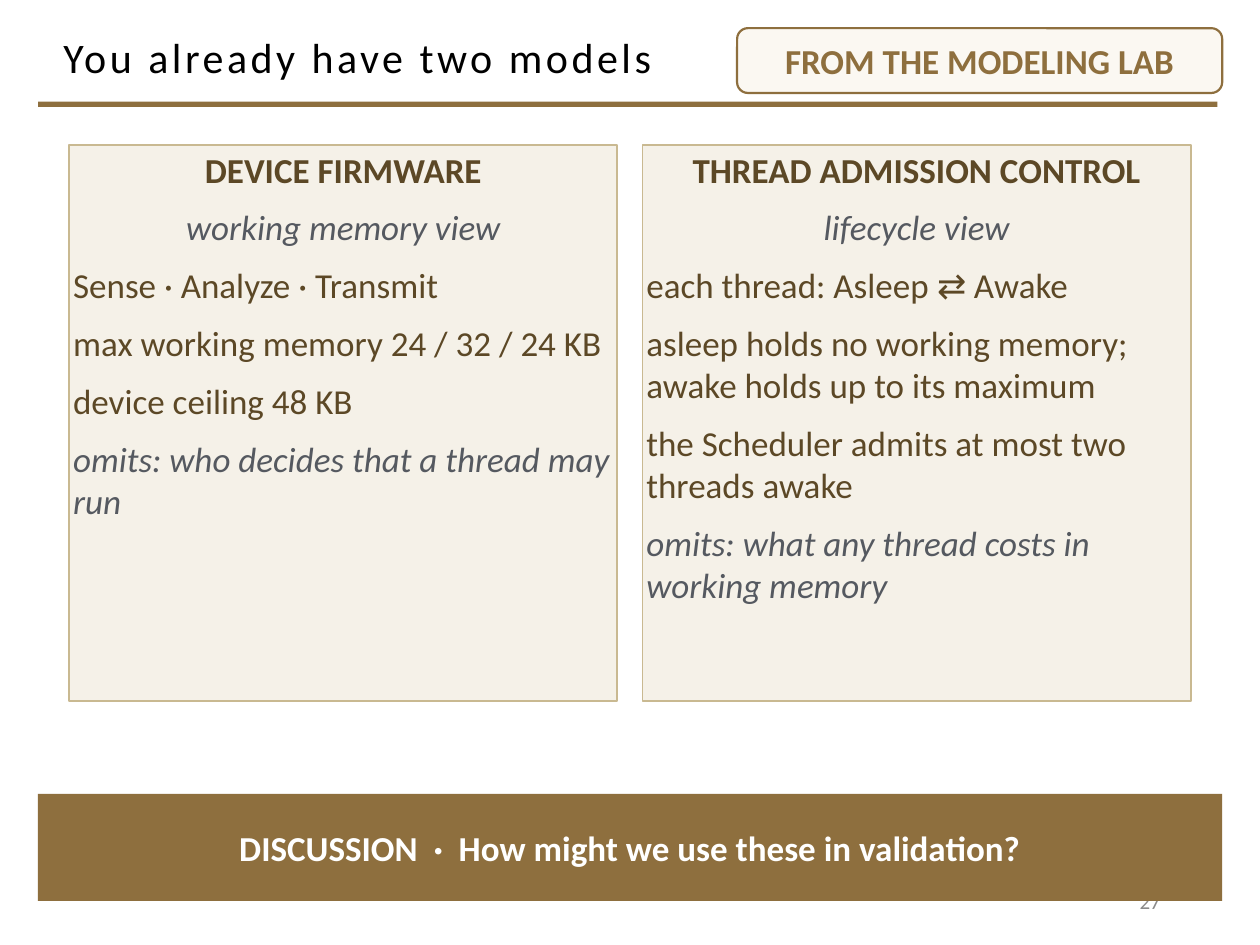
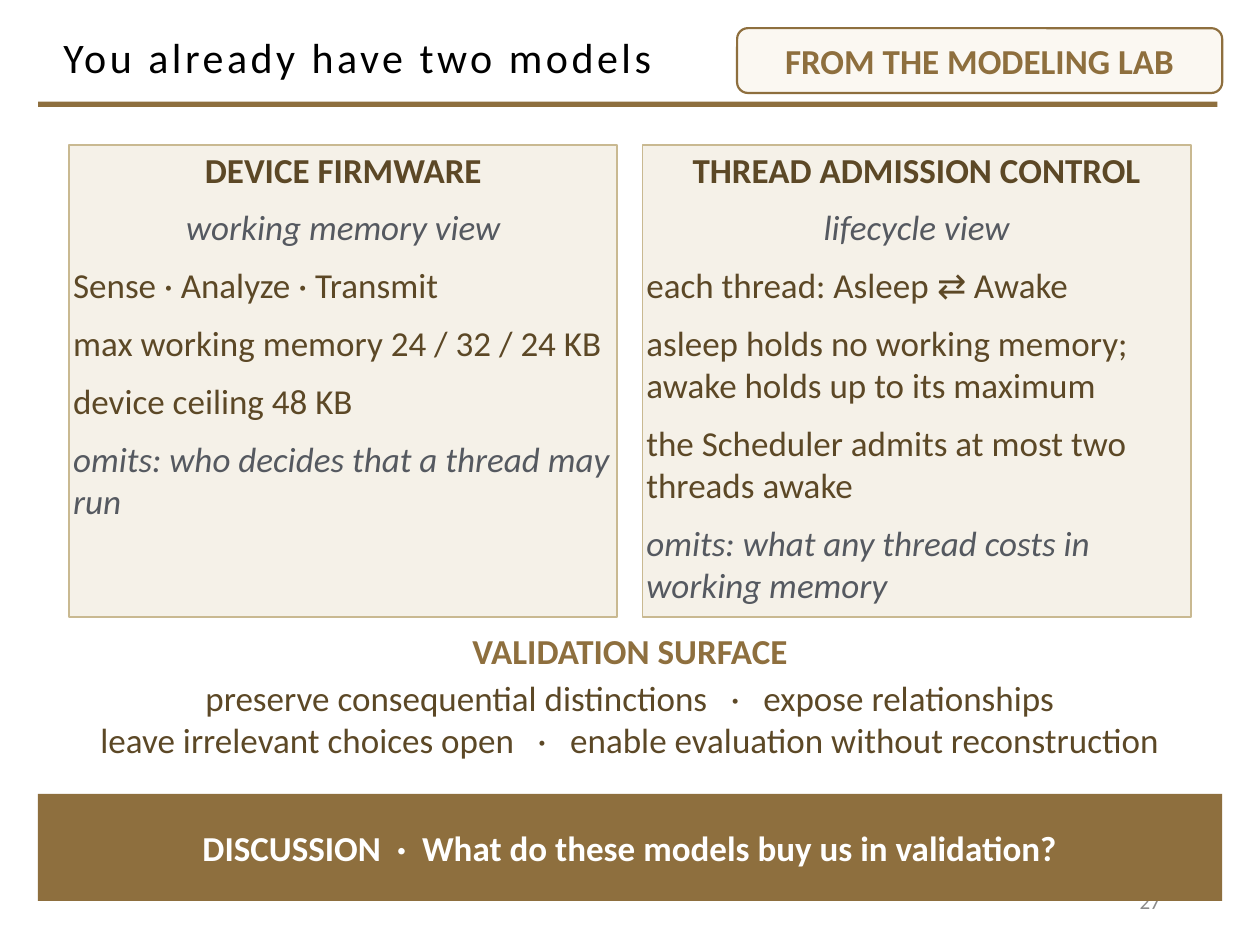
Before and after one commit to davisjam/model-based-agentic-software-engineering, a slide deck: slide 27 of course/lectures/act-2-delegation-and-control/03-alignment/2-3-Alignment.pptx. Drawn at 1260x945 pixels with LibreOffice and Linux fonts; fonts in the diff are those of the drawing; background and template pictures are left out. Boxes give left, top, right and bottom in pixels: in the first picture for what was removed or moved away, otherwise in the second. Text is boxed around its words. In the diff, an @@ line names an element or a change of style, - is before the commit and + after.

Commit message:
deck 2-3: section 5 merges — models buy-us into lab-models slide, static/dynamic to two slides with corrected lab questions, agreement triangle absorbs three-kinds-of-claim (36->33)

```diff
--- a/course/lectures/act-2-delegation-and-control/03-alignment/2-3-Alignment.pptx
+++ b/course/lectures/act-2-delegation-and-control/03-alignment/2-3-Alignment.pptx
@@ rectangle "DEVICE FIRMWARE": place and size @@
-rectangle "DEVICE FIRMWARE" at [69, 145, 617, 702]
+rectangle "DEVICE FIRMWARE" at [69, 145, 617, 617]
@@ rectangle "THREAD ADMISSION CONTROL": place and size @@
-rectangle "THREAD ADMISSION CONTROL" at [643, 145, 1191, 702]
+rectangle "THREAD ADMISSION CONTROL" at [643, 145, 1191, 617]
@@ text added at [472, 641, 788, 665], 20 pt, text #8E6F3E, bold @@
+VALIDATION SURFACE
@@ text added at [100, 686, 1159, 759], 20 pt, text #5C4826 @@
+preserve consequential distinctions · expose relationships
+leave irrelevant choices open · enable evaluation without reconstruction
@@ text in rectangle at [202, 836, 1057, 867]: text changed @@
-DISCUSSION · How might we use these in validation?
+DISCUSSION · What do these models buy us in validation?
```
Also in this commit, not shown: 2 other slides changed, 1 slide added, 4 slides removed.
